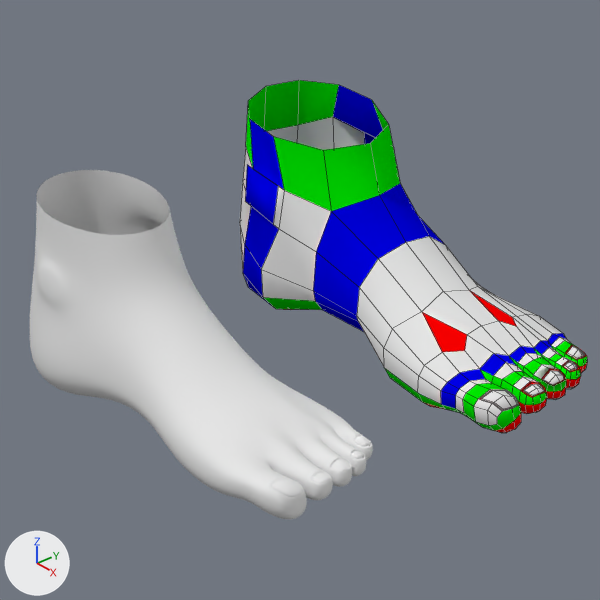
Two versions of the Blender file blender_models/71152_foot_blend/foot.blend, one commit apart.
Before and after are seen from the file's camera 'Camera'. Every picture has the same lights, and +X, +Y and +Z are marked at lower left. Mesh edges are drawn as thin lines on the coarser meshes.
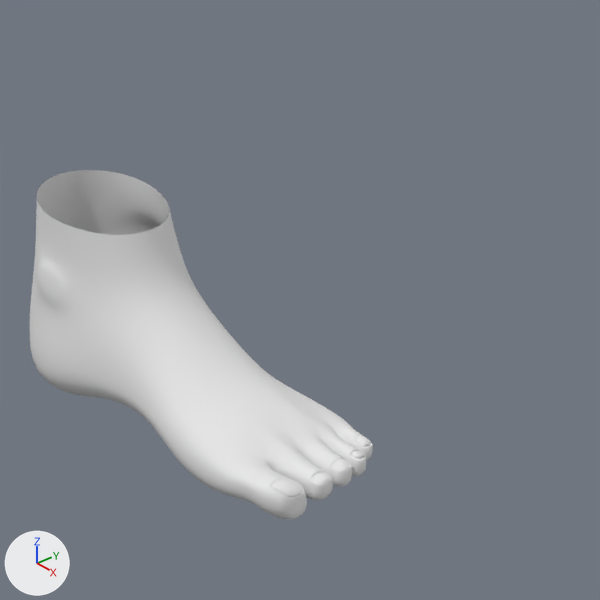
The newer file is also turned or shifted as a whole; pictures and numbers use the older file's frame.

What differs and where, as boxes [x1, y1, x2, y2] in the pictures (600 x 600 px):
'Circle', deleted: before [240, 80, 587, 433]
    faces in mat_gray (white #e7e7e7): [240, 117, 585, 425]
    faces in mat_blue (blue #0000e7): [243, 85, 566, 408]
    faces in mat_green (green #00e700): [246, 80, 587, 431]
    faces in mat_red (red #ff0000): [289, 290, 587, 433]

Diff of the bpy script that builds the scene:
```diff
--- a/blender_models/71152_foot_blend/foot.blend.py
+++ b/blender_models/71152_foot_blend/foot.blend.py
@@ ob_circle @@
-ob_circle = bpy.data.objects.new('Circle', me_circle)
-ob_circle.location = (0.0, 1.09, 0.0)
-ob_circle.scale = (1.35, 1.0, 1.0)
```
